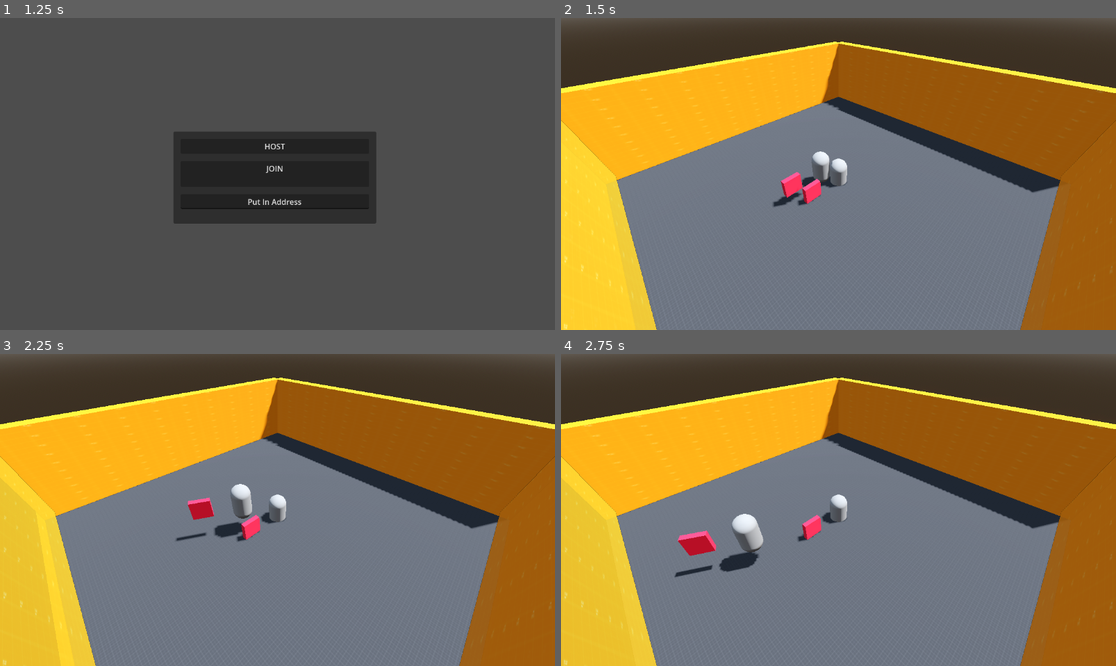
Above: before the commit, frames 1-4 (two rows, left to right).
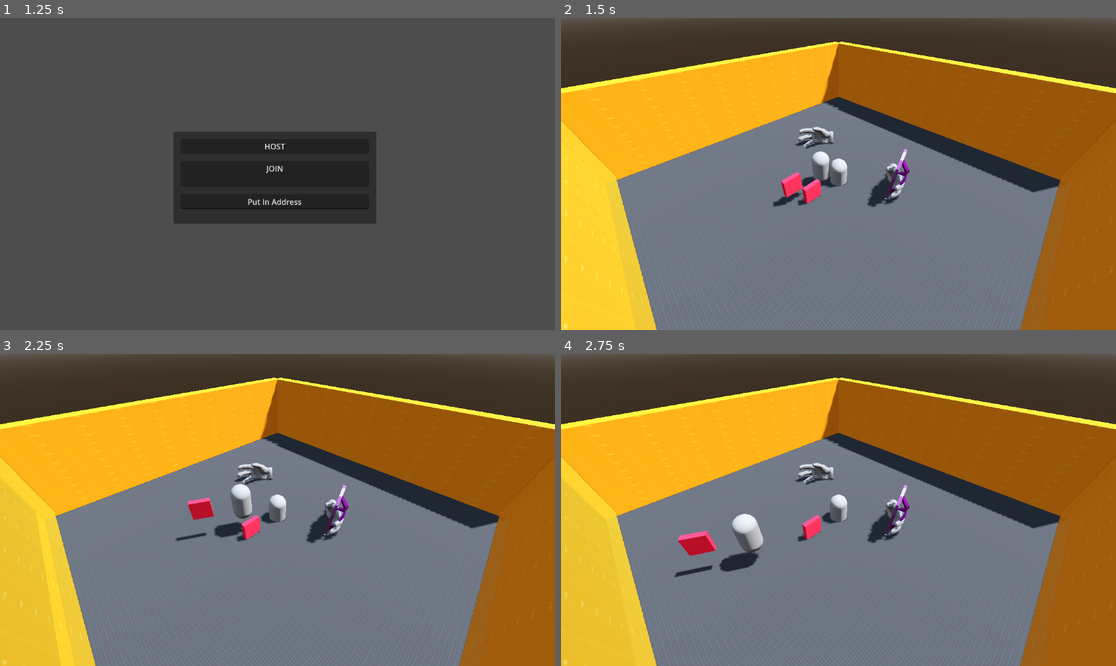
Above: after the commit, the same moments.

Repository: IIcyTundra/Untitiled_GGJ2024
Game: Godot game, scene res://Scenes/test_map.tscn
The game is run twice, just before and just after one commit, with the same random seed, the same clock (stepped at 60 frames per second) and the same inputs.
Inputs (mouse positions are in pixels of both pictures, inside the frame that each line leads up to):
- Up to frame 1 (1.25 s): tap Enter (ui_accept) at 0.5, 0.77 s; move the mouse to (399, 158) at 0.52 s; hold D (right) from 0.53 s (still down); click (399, 158) at 0.67 s
- Up to frame 2 (1.5 s): release D (right) at 1.25 s; click "HOST" at 1.25 s
- Up to frame 3 (2.25 s): tap Enter (ui_accept) at 2 s; move the mouse to (166, 525) at 2.02 s; hold S (down) from 2.03 s (still down)
- Up to frame 4 (2.75 s): keep holding S (down); tap Enter (ui_accept) at 2.27 s

Frame 1 is identical in both runs. In frame 2, 0.9% of the frame differs, in the area x 42-63%, y 34-61%; in frame 3, 0.9%; in frame 4, 0.9%.
Error in both runs: Assertion failed: UPNP Discover Failed! Error 24 (res://Scripts/MP_Test.gd:57)

Commit message:
Added Granny character
- granny_base_char = Base character with all pieces combined with skeleton
- granny_base_SEPARATE = Character body with skeleton and without gloves
- granny_gloves_SEPARATE = Character gloves+sandal with skeleton and without body

Diff:
--- a/Scenes/test_map.tscn
+++ b/Scenes/test_map.tscn
@@ -1,9 +1,12 @@
-[gd_scene load_steps=13 format=3 uid="uid://6so36btsxqpj"]
+[gd_scene load_steps=16 format=3 uid="uid://6so36btsxqpj"]
 
 [ext_resource type="Script" path="res://Scripts/MP_Test.gd" id="1_mi6e2"]
 [ext_resource type="Texture2D" uid="uid://blvy2816o3266" path="res://addons/kenney_prototype_textures/dark/texture_03.png" id="1_ybqyw"]
 [ext_resource type="PackedScene" uid="uid://bmoddjb03cdyt" path="res://Scenes/player.tscn" id="2_q46uv"]
 [ext_resource type="Texture2D" uid="uid://cy7rr785giyq4" path="res://addons/kenney_prototype_textures/orange/texture_01.png" id="3_rsy5k"]
+[ext_resource type="PackedScene" uid="uid://tgsg4ta0xkrb" path="res://Models/Characters/granny_base_char.glb" id="5_djry0"]
+[ext_resource type="PackedScene" uid="uid://dgoe6dflx6x8f" path="res://Models/Characters/granny_base_SEPARATE.glb" id="6_ry2no"]
+[ext_resource type="PackedScene" uid="uid://bsyj37jshoe2j" path="res://Models/Characters/granny_gloves_SEPARATE.glb" id="7_dpg7l"]
 
 [sub_resource type="ProceduralSkyMaterial" id="ProceduralSkyMaterial_tqv6m"]
 sky_horizon_color = Color(0.64625, 0.65575, 0.67075, 1)
@@ -133,5 +136,14 @@
 spawn_path = NodePath("../..")
 spawn_limit = 4
 
+[node name="granny_base_char" parent="." instance=ExtResource("5_djry0")]
+transform = Transform3D(1, 0, 0, 0, 1, 0, 0, 0, 1, -0.521596, -0.495782, 2.18414)
+
+[node name="granny_base_SEPARATE" parent="." instance=ExtResource("6_ry2no")]
+transform = Transform3D(1, 0, 0, 0, 1, 0, 0, 0, 1, -0.718755, -0.495782, 2.2033)
+
+[node name="granny_gloves_SEPARATE" parent="." instance=ExtResource("7_dpg7l")]
+transform = Transform3D(1, 0, 0, 0, 1, 0, 0, 0, 1, -0.615509, -0.495782, 2.20392)
+
 [connection signal="pressed" from="MainMenu/PanelContainer/MarginContainer/VBoxContainer/Host" to="." method="_on_host_pressed"]
 [connection signal="pressed" from="MainMenu/PanelContainer/MarginContainer/VBoxContainer/Join" to="." method="_on_join_pressed"]
--- a/project.godot
+++ b/project.godot
@@ -22,6 +22,10 @@
 [dotnet]
 
 project/assembly_name="Untitiled Ggj 2024"
+
+[filesystem]
+
+import/fbx/enabled=false
 
 [input]
 
Binary file added: Models/Characters/granny_base_SEPARATE.glb
Not shown, added: Models/Characters/granny_base_SEPARATE.glb.import
Binary file added: Models/Characters/granny_base_char.glb
Not shown, added: Models/Characters/granny_base_char.glb.import
Binary file added: Models/Characters/granny_gloves_SEPARATE.glb
Not shown, added: Models/Characters/granny_gloves_SEPARATE.glb.import
